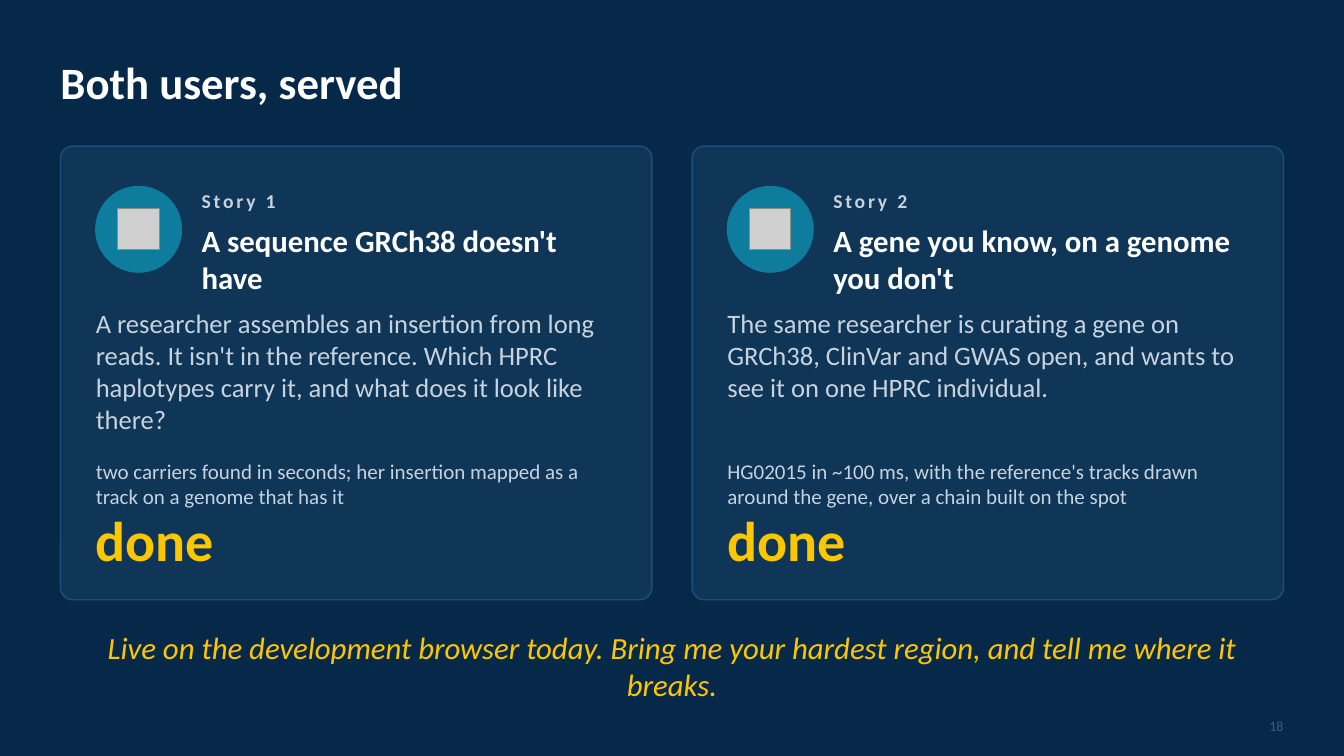
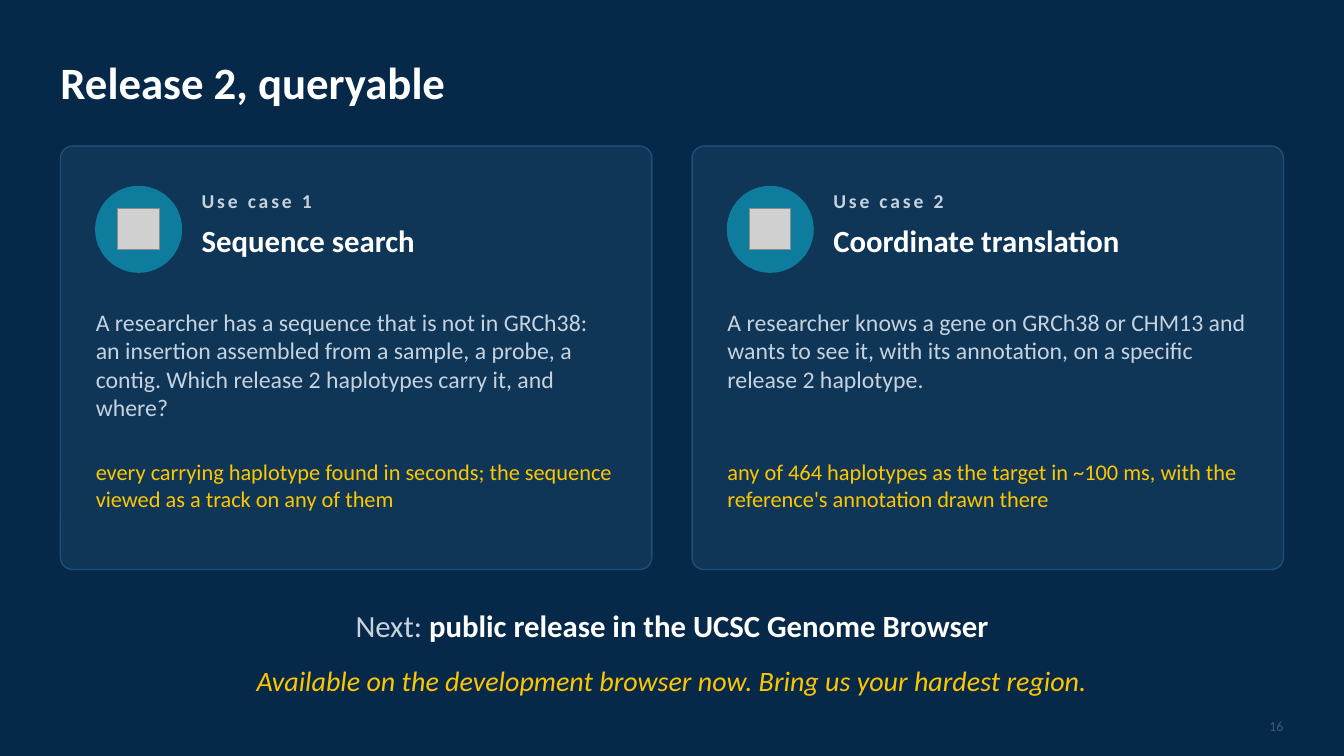
Before and after one commit to parsaeskandar/hprc_2026_poster, a slide deck: slide 16 of talk/HPRC2026_talk.pptx (slide 18 before the commit). Drawn at 1344x756 pixels with LibreOffice and Linux fonts; fonts in the diff are those of the drawing; grey boxes stand for pictures. Boxes give left, top, right and bottom in pixels: in the first picture for what was removed or moved away, otherwise in the second. Text is boxed around its words. In the diff, an @@ line names an element or a change of style, - is before the commit and + after.

Commit message:
Talk v5: reframed for HPRC scientists (release 2 first, two use cases, no engineering detail; checked/limits slides removed; professional wording)

```diff
--- a/talk/HPRC2026_talk.pptx
+++ b/talk/HPRC2026_talk.pptx
@@ text at <box>60,67,445,106</box>: text changed @@
-Both users, served
+Release 2, queryable
@@ rounded rectangle: place and size @@
-rounded rectangle at <box>60,146,652,600</box>
+rounded rectangle at <box>60,146,652,570</box>
@@ rounded rectangle at <box>60,146,652,570</box>: proportions changed @@
@@ rounded rectangle at <box>693,146,1285,570</box>: proportions changed @@
@@ rounded rectangle: place and size @@
-rounded rectangle at <box>693,146,1285,600</box>
+rounded rectangle at <box>693,146,1285,570</box>
@@ text at <box>202,195,312,208</box>: text changed @@
-Story 1
+Use case 1
@@ text at <box>833,195,944,208</box>: text changed @@
-Story 2
+Use case 2
@@ text at <box>202,230,415,257</box>: text changed @@
-A sequence GRCh38 doesn't have
+Sequence search
@@ text at <box>833,230,1119,253</box>: text changed @@
-A gene you know, on a genome you don't
+Coordinate translation
@@ text at <box>96,314,588,416</box>: text changed; size 19 to 17 pt @@
-A researcher assembles an insertion from long reads. It isn't in the reference. Which HPRC haplotypes carry it, and what does it look like there?
+A researcher has a sequence that is not in GRCh38: an insertion assembled from a sample, a probe, a contig. Which release 2 haplotypes carry it, and where?
@@ text at <box>727,314,1245,392</box>: text changed; size 19 to 17 pt @@
-The same researcher is curating a gene on GRCh38, ClinVar and GWAS open, and wants to see it on one HPRC individual.
+A researcher knows a gene on GRCh38 or CHM13 and wants to see it, with its annotation, on a specific release 2 haplotype.
@@ text at <box>96,464,612,511</box>: text changed; size 15 to 16 pt; text colour #C6D3DF to #FDC700 @@
-two carriers found in seconds; her insertion mapped as a track on a genome that has it
+every carrying haplotype found in seconds; the sequence viewed as a track on any of them
@@ text at <box>727,464,1236,507</box>: text changed; size 15 to 16 pt; text colour #C6D3DF to #FDC700 @@
-HG02015 in ~100 ms, with the reference's tracks drawn around the gene, over a chain built on the spot
+any of 464 haplotypes as the target in ~100 ms, with the reference's annotation drawn there
@@ text removed at <box>96,521,214,562</box> @@
-done
@@ text removed at <box>727,521,845,562</box> @@
-done
@@ text added at <box>356,615,989,642</box>, 22 pt, text #FFFFFF, bold @@
+Next: public release in the UCSC Genome Browser
@@ text at <box>257,671,1087,696</box>: text changed; size 22 to 20 pt @@
-Live on the development browser today. Bring me your hardest region, and tell me where it breaks.
+Available on the development browser now. Bring us your hardest region.
```
Also in this commit, not shown: 15 other slides changed, 2 slides added, 4 slides removed, 3 other files.
